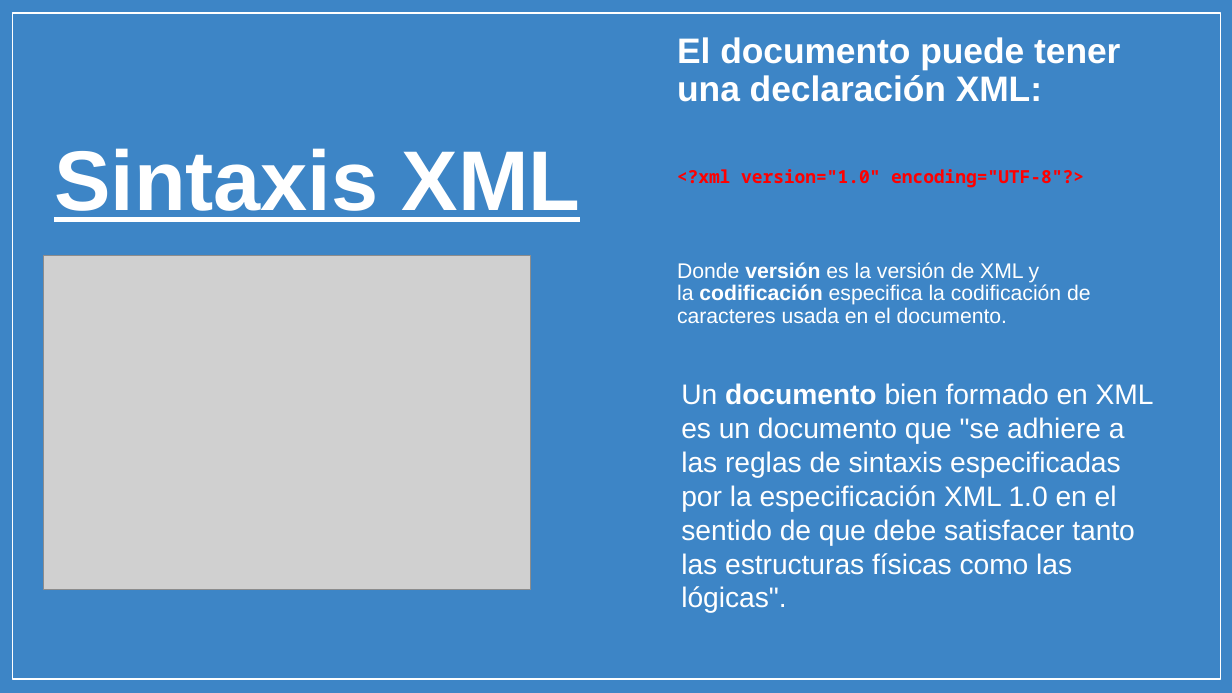
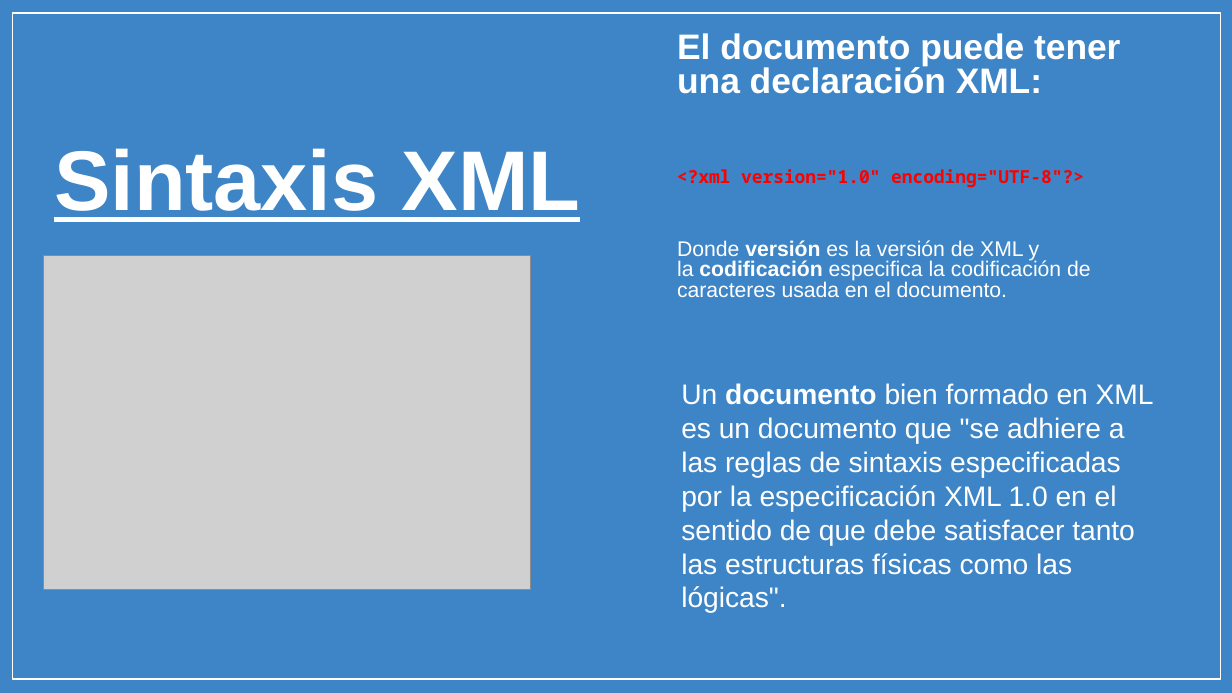
Before and after one commit to micarsan/DAW1-CSS_Avanzado, a slide deck: slide 5 of xml/PARTE_1_STORY_01_Y_02_XML_y_RSS.pptx. Drawn at 1232x693 pixels with LibreOffice and Linux fonts; fonts in the diff are those of the drawing; grey boxes stand for pictures; background and template pictures are left out. Boxes give left, top, right and bottom in pixels: in the first picture for what was removed or moved away, otherwise in the second. Text is boxed around its words. In the diff, an @@ line names an element or a change of style, - is before the commit and + after.

```diff
--- a/xml/PARTE_1_STORY_01_Y_02_XML_y_RSS.pptx
+++ b/xml/PARTE_1_STORY_01_Y_02_XML_y_RSS.pptx
@@ text "El documento puede tener una ..." at box(677, 33, 1120, 297): line spacing 0.9 to 0.8 @@
```
Also in this commit, not shown: 10 other slides changed, 4 slides added.
